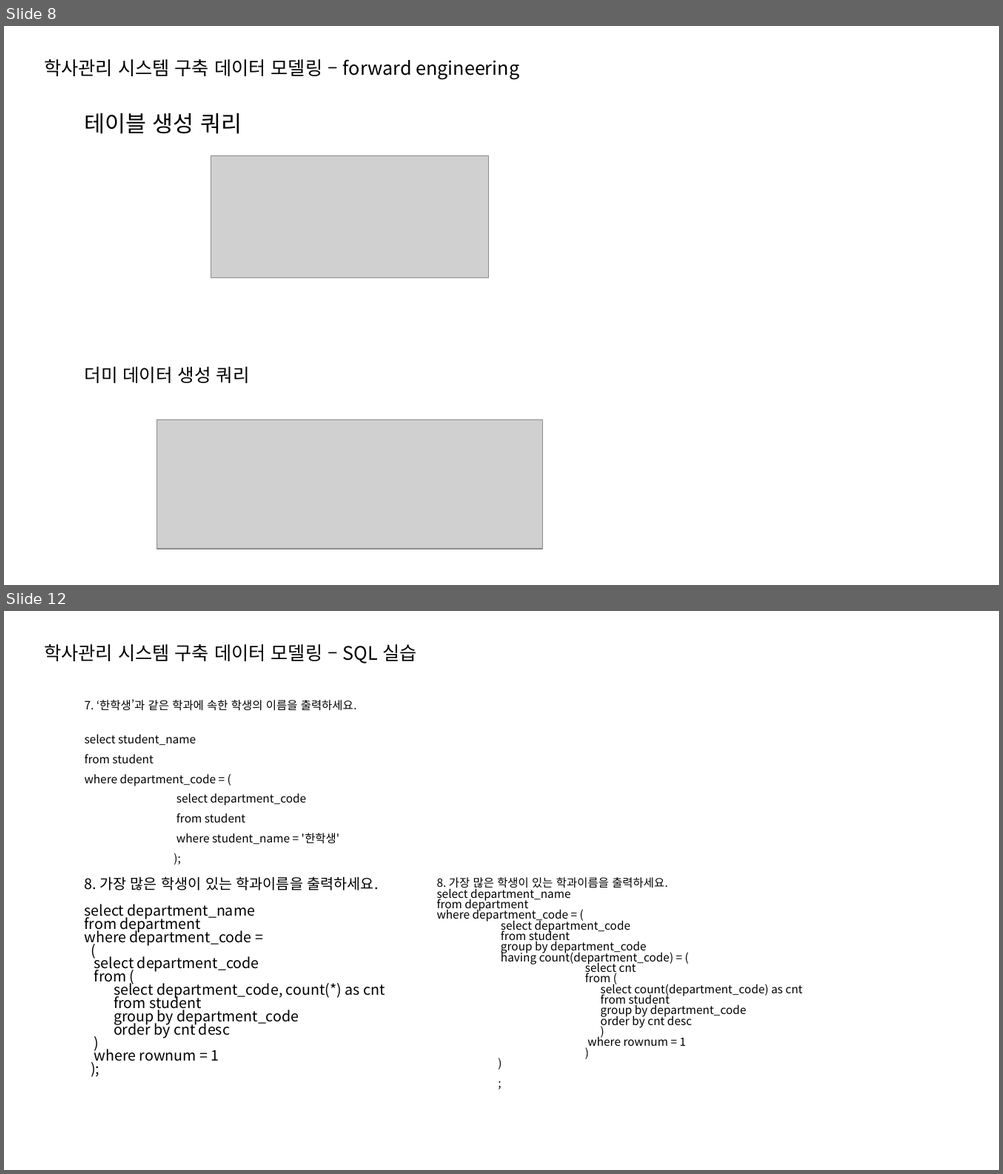
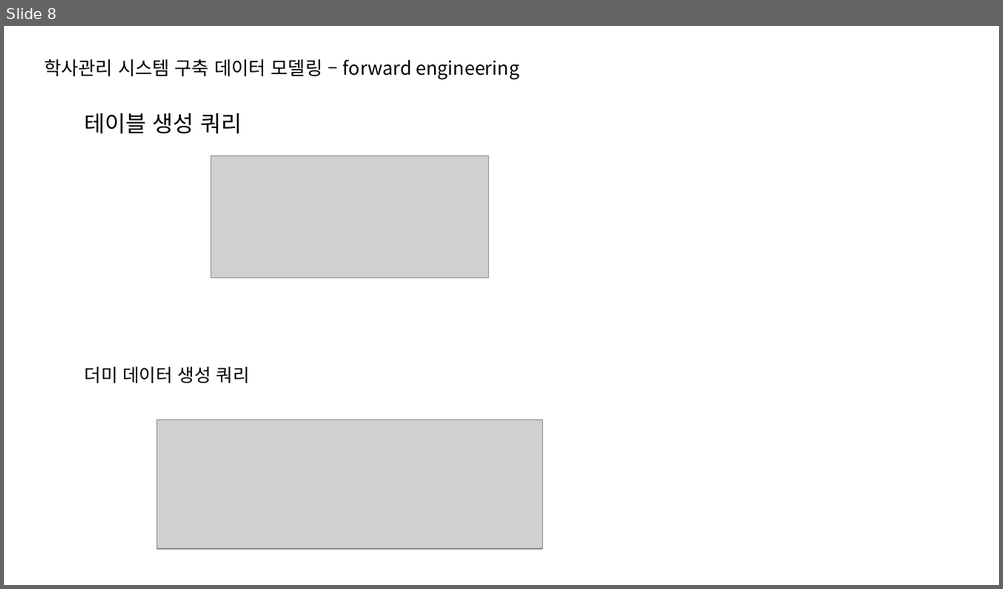
Before and after one commit to intrager/erd-practice, a slide deck: e-commerce/commerce.pptx. Shown one above the other, each under a label of ours: slides 8 and 12 before the commit, slide 8 after it; the slides between them are not shown. The pictures are 1003x1174 and 1003x589 pixels, drawn with LibreOffice and Linux fonts; fonts in the diff are those of the drawing; grey boxes stand for pictures. Boxes give left, top, right and bottom in pixels: in the first picture for what was removed or moved away, otherwise in the second. Text is boxed around its words. In the diff, an @@ line names an element or a change of style, - is before the commit and + after.

```diff
--- a/e-commerce/commerce.pptx
+++ b/e-commerce/commerce.pptx
@@ slide 12 removed at box(4, 611, 999, 1170), background #FFFFFF @@
@@ text removed at box(44, 644, 416, 664) @@
-학사관리 시스템 구축 데이터 모델링 – SQL 실습
@@ text removed at box(85, 699, 357, 844) @@
-7. ‘한학생’과 같은 학과에 속한 학생의 이름을 출력하세요.
-select student_name
-from student
-where department_code = (
-select department_code
-from student
-where student_name = '한학생'
-);
@@ text removed at box(85, 877, 384, 1062) @@
-8. 가장 많은 학생이 있는 학과이름을 출력하세요.
-select department_name
-from department
-where department_code =
-(
-select department_code
-from (
-select department_code, count(*) as cnt
-from student
-group by department_code
-order by cnt desc
-)
-where rownum = 1
-);
@@ text removed at box(437, 877, 802, 1046) @@
-8. 가장 많은 학생이 있는 학과이름을 출력하세요.
-select department_name
-from department
-where department_code = (
-select department_code
-from student
-group by department_code
-having count(department_code) = (
-select cnt
-from (
-select count(department_code) as cnt
-from student
-group by department_code
-order by cnt desc
-)
-where rownum = 1
-)
-)
-;
```
Also in this commit, not shown: 6 slides changed, 6 slides added, 6 other slides removed.
